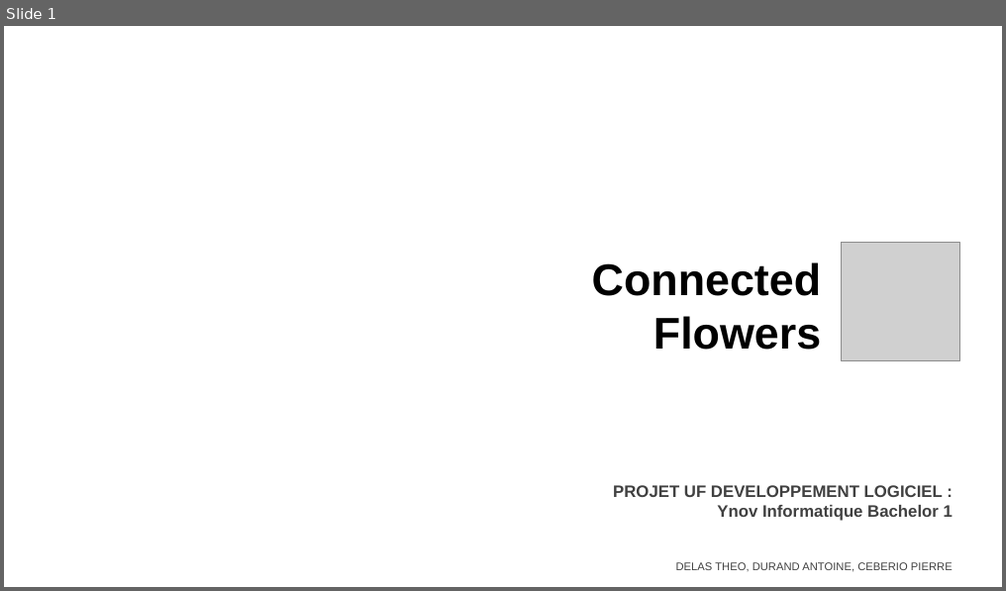
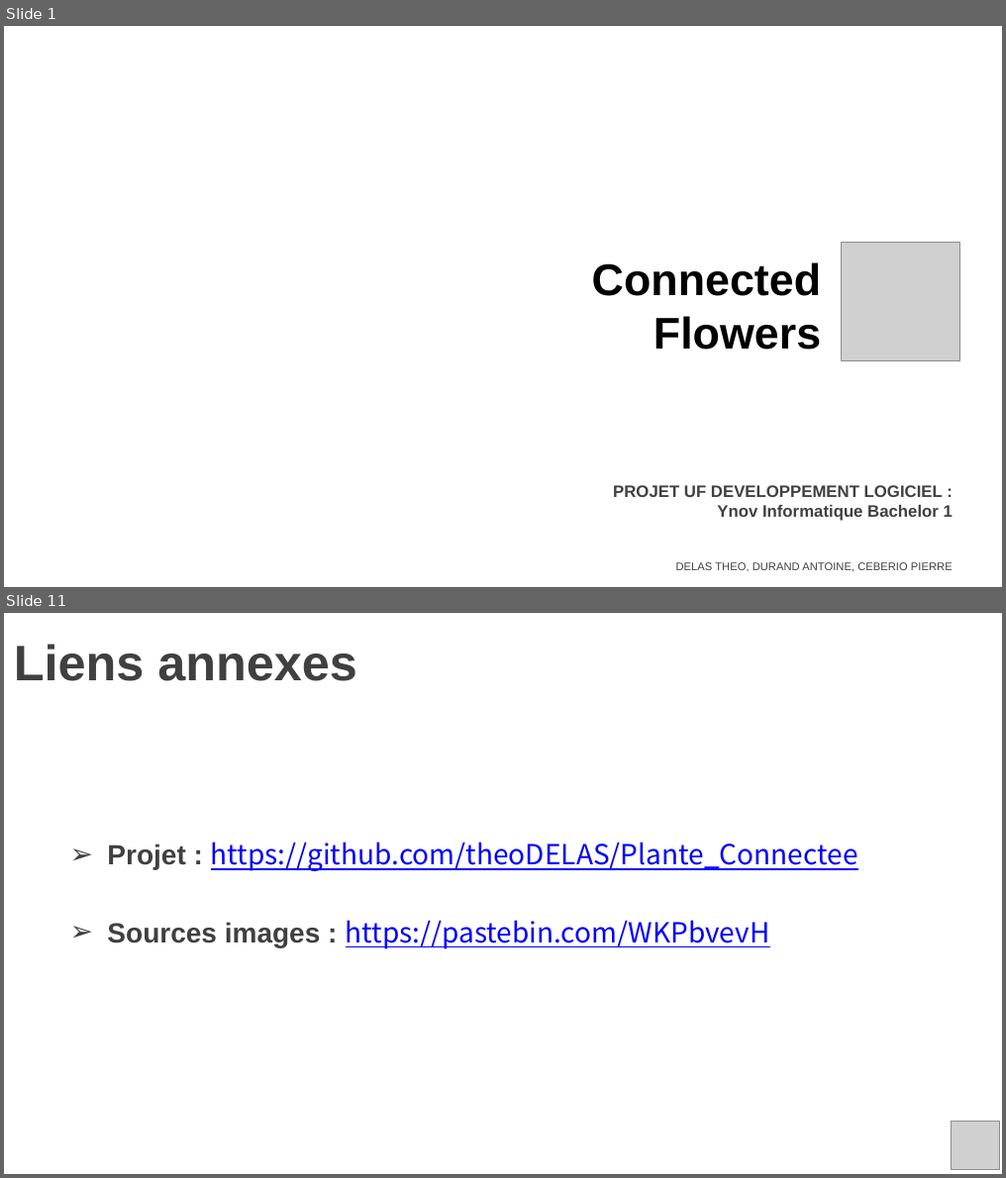
Before and after one commit to theoDELAS/Plante_Connectee, a slide deck: pres_plante_co.pptx. Shown one above the other, each under a label of ours: slide 1 before the commit, slides 1 and 11 after it; the slides between them are not shown. The pictures are 1006x591 and 1006x1178 pixels, drawn with LibreOffice and Linux fonts; fonts in the diff are those of the drawing; grey boxes stand for pictures; background and template pictures are left out. Boxes give left, top, right and bottom in pixels: in the first picture for what was removed or moved away, otherwise in the second. Text is boxed around its words. In the diff, an @@ line names an element or a change of style, - is before the commit and + after.

```diff
--- a/pres_plante_co.pptx
+++ b/pres_plante_co.pptx
@@ slide 11 added at bbox=[4, 613, 1002, 1174], background picture (left out) @@
@@ title added at bbox=[14, 644, 357, 681], 36 pt, text #404040, bold @@
+Liens annexes
@@ text added at bbox=[107, 842, 858, 950], 20 pt, text #0000FF, underline @@
+➢ Projet : https://github.com/theoDELAS/Plante_Connectee
+➢ Sources images : https://pastebin.com/WKPbvevH
@@ picture added at bbox=[951, 1122, 999, 1169] @@
```
Also in this commit, not shown: 2 slides changed, 7 other slides added.
